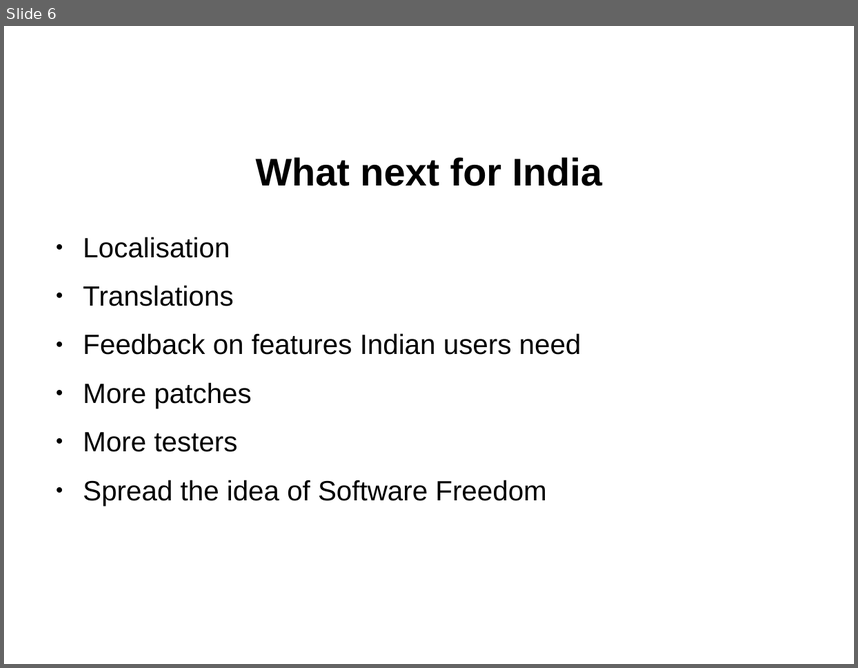
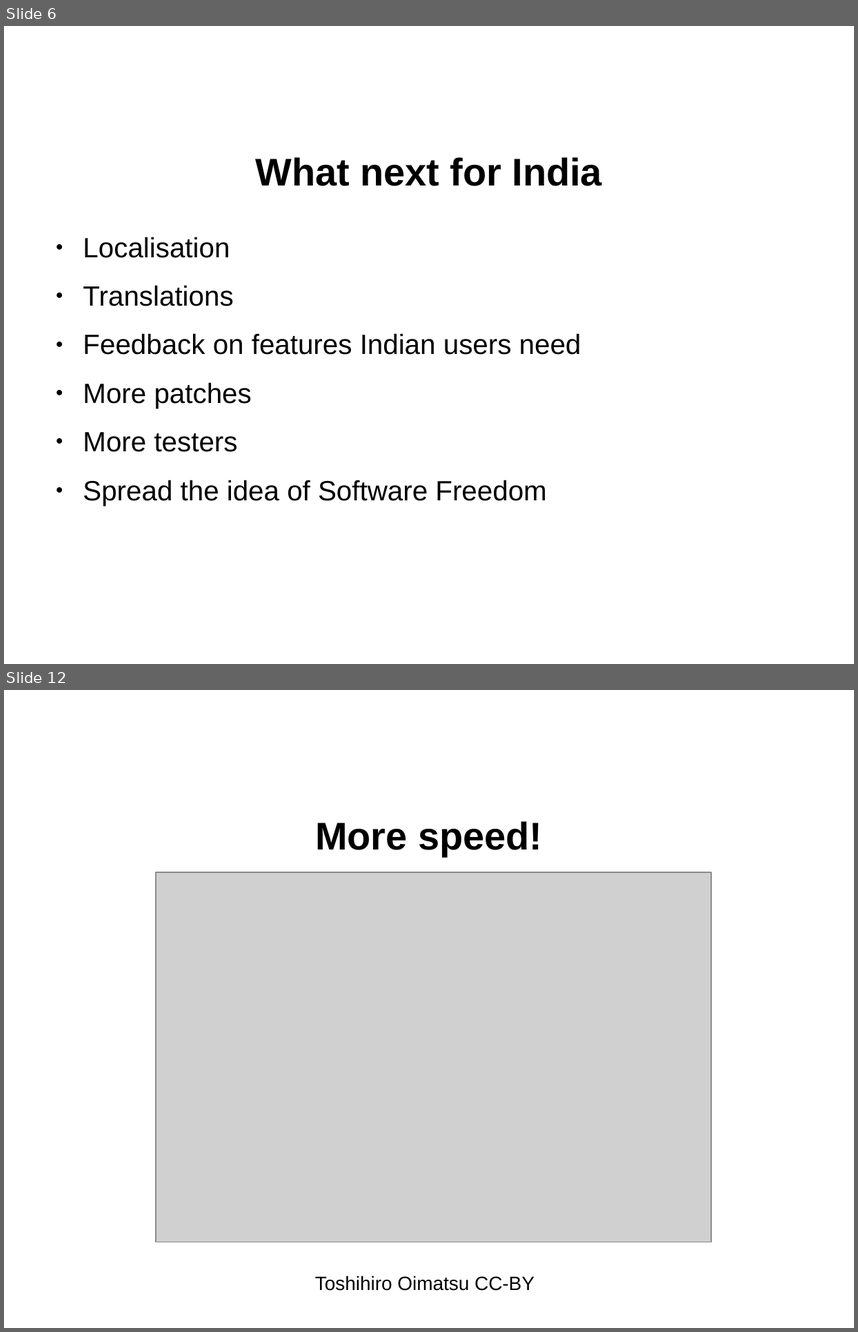
Before and after one commit to ranginui/presentation, a slide deck: kohaconclave/road_ahead/roadahead.odp. Shown one above the other, each under a label of ours: slide 6 before the commit, slides 6 and 12 after it; the slides between them are not shown. The pictures are 858x668 and 858x1332 pixels, drawn with LibreOffice and Linux fonts; fonts in the diff are those of the drawing; grey boxes stand for pictures; background and template pictures are left out. Boxes give left, top, right and bottom in pixels: in the first picture for what was removed or moved away, otherwise in the second. Text is boxed around its words. In the diff, an @@ line names an element or a change of style, - is before the commit and + after.

```diff
--- a/kohaconclave/road_ahead/roadahead.odp
+++ b/kohaconclave/road_ahead/roadahead.odp
@@ slide 12 added at [4,690,854,1328], background picture (left out) @@
@@ title added at [315,821,542,856], 36 pt, text #000000, bold @@
+More speed!
@@ picture added at [156,872,711,1242] @@
@@ text added at [315,1275,535,1290], 18 pt, text #000000 @@
+Toshihiro Oimatsu CC-BY
```
Also in this commit, not shown: 1 slide changed, 5 other slides added.
